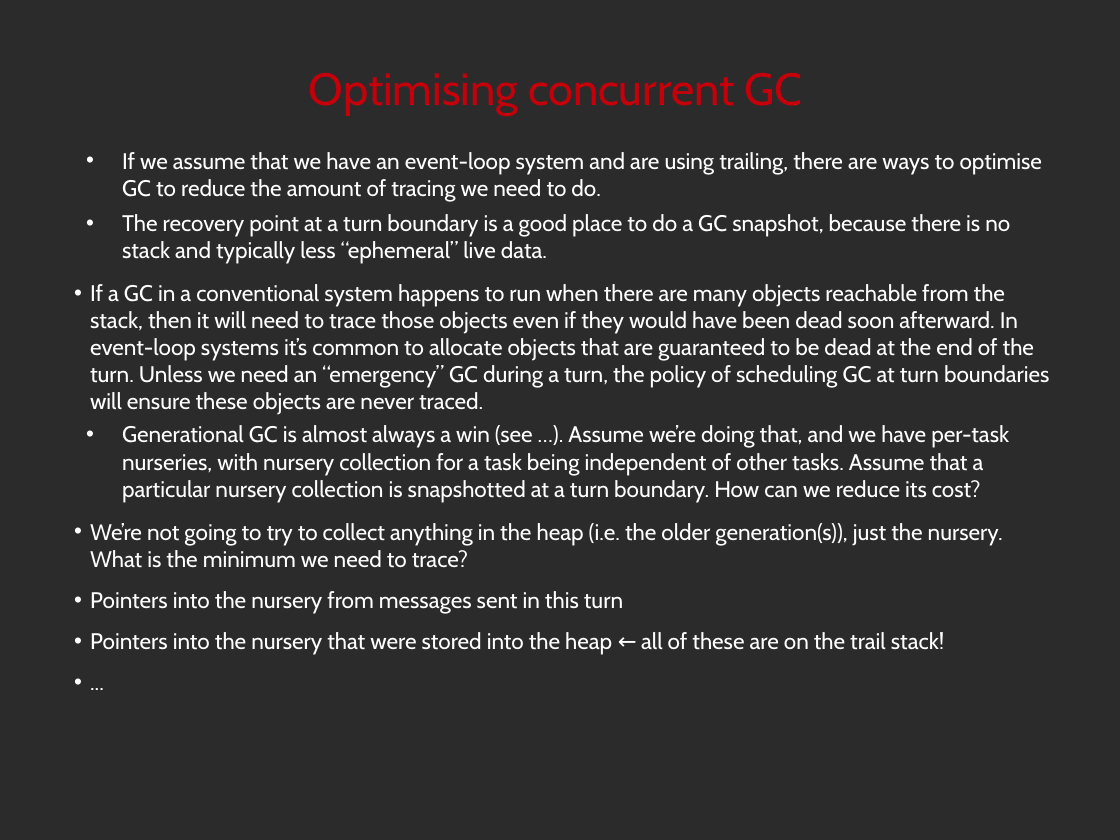
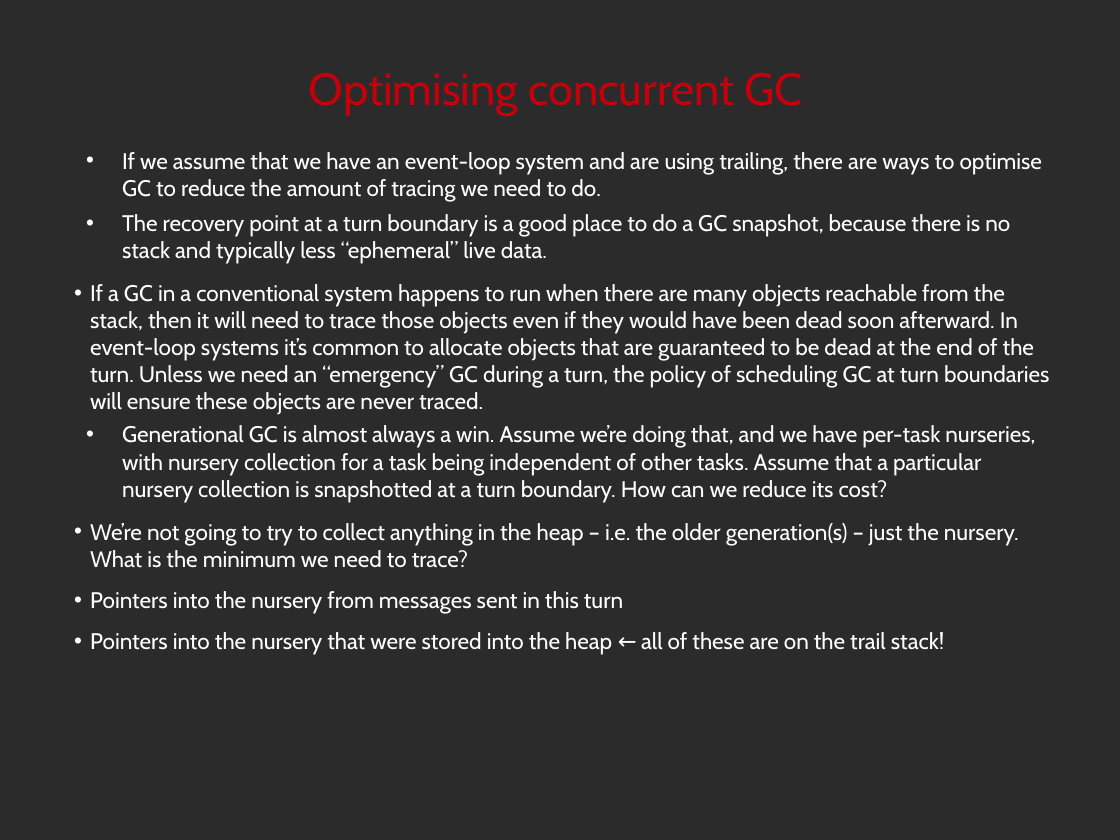
Before and after one commit to noether-lang/noether, a slide deck: slide 32 of doc/presentations/StrangeLoop2014/handling.odp (slide 31 before the commit). Drawn at 1120x840 pixels with LibreOffice and Linux fonts; fonts in the diff are those of the drawing; background and template pictures are left out; a plain dark background stands for a picture behind light text. Boxes give left, top, right and bottom in pixels: in the first picture for what was removed or moved away, otherwise in the second. Text is boxed around its words. In the diff, an @@ line names an element or a change of style, - is before the commit and + after.

```diff
--- a/doc/presentations/StrangeLoop2014/handling.odp
+++ b/doc/presentations/StrangeLoop2014/handling.odp
@@ text at <box>90,152,1049,655</box>: paragraph removed @@
-  • ...
@@ text at <box>90,425,1035,568</box>: text changed @@
-• Generational GC is almost always a win (see …). Assume we’re doing that, and we have per-task nurseries, with nursery collection for a task being independent of other tasks. Assume that a particular nursery collection is snapshotted at a turn boundary. How can we reduce its cost?
-  • We’re not going to try to collect anything in the heap (i.e. the older generation(s)), just the nursery. What is the minimum we need to trace?
+• Generational GC is almost always a win. Assume we’re doing that, and we have per-task nurseries, with nursery collection for a task being independent of other tasks. Assume that a particular nursery collection is snapshotted at a turn boundary. How can we reduce its cost?
+  • We’re not going to try to collect anything in the heap – i.e. the older generation(s) – just the nursery. What is the minimum we need to trace?
```
Also in this commit, not shown: 11 other slides changed, 3 slides added, 2 slides removed, 13 other files.
